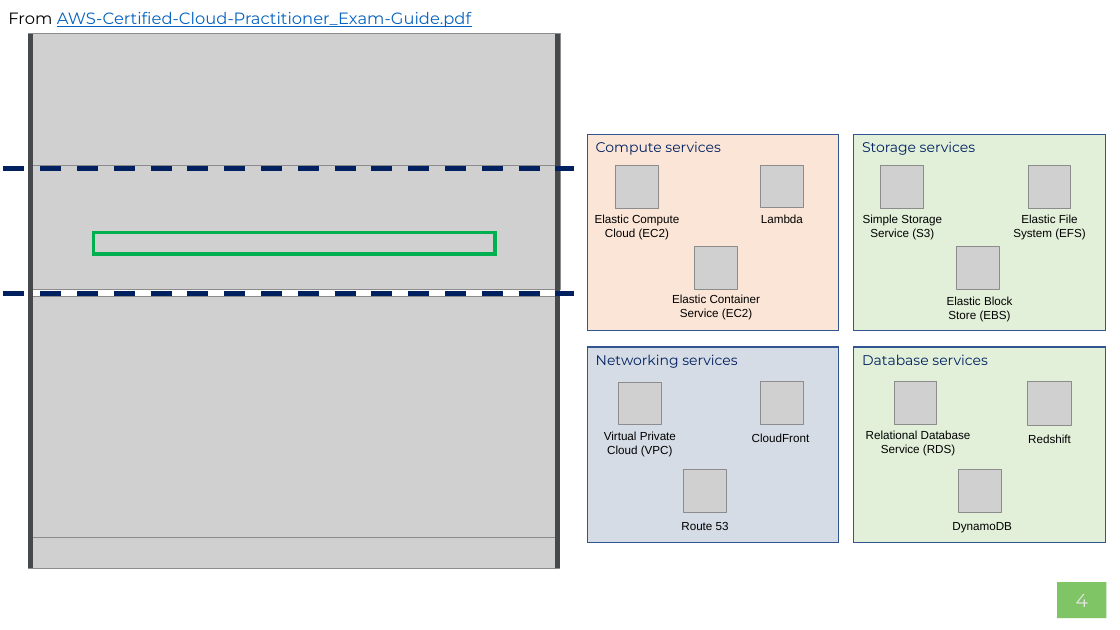
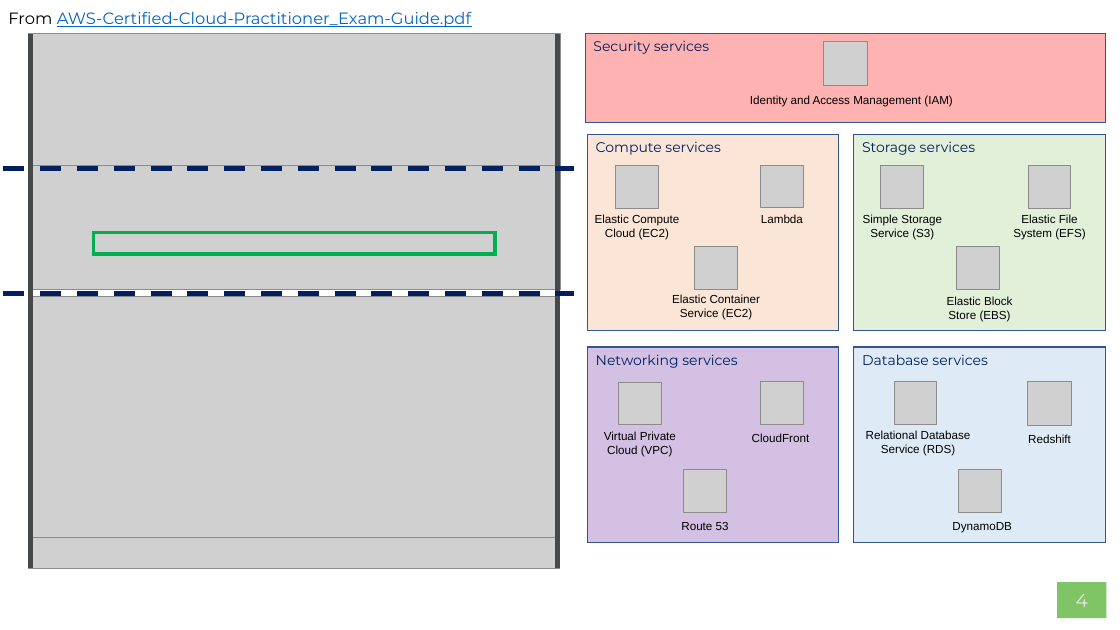
Before and after one commit to AWS-Competence-Group/sessions, a slide deck: slide 4 of 03-aws-core-services-with-iam/03-aws-core-services-with-iam.pptx. Drawn at 1120x630 pixels with LibreOffice and Linux fonts; fonts in the diff are those of the drawing; grey boxes stand for pictures; background and template pictures are left out. Boxes give left, top, right and bottom in pixels: in the first picture for what was removed or moved away, otherwise in the second. Text is boxed around its words. In the diff, an @@ line names an element or a change of style, - is before the commit and + after.

```diff
--- a/03-aws-core-services-with-iam/03-aws-core-services-with-iam.pptx
+++ b/03-aws-core-services-with-iam/03-aws-core-services-with-iam.pptx
@@ rectangle added at (586, 34, 1106, 123), fill #FF0000 at 30% opacity, outline #325491 1 pt, 12 pt, text #002060 @@
+Security services
@@ picture added at (824, 42, 868, 86) @@
@@ text added at (750, 95, 952, 107), 10 pt, text #000000 @@
+Identity and Access Management (IAM)
@@ rectangle "Networking services" at (587, 347, 839, 543): fill #D6DCE5 to #7030A0 at 30% opacity @@
@@ rectangle "Database services" at (854, 347, 1105, 543): fill #E2F0D9 to #DEEBF7 @@
```
Also in this commit, not shown: 1 other slide changed, 1 slide added, 1 slide removed.
